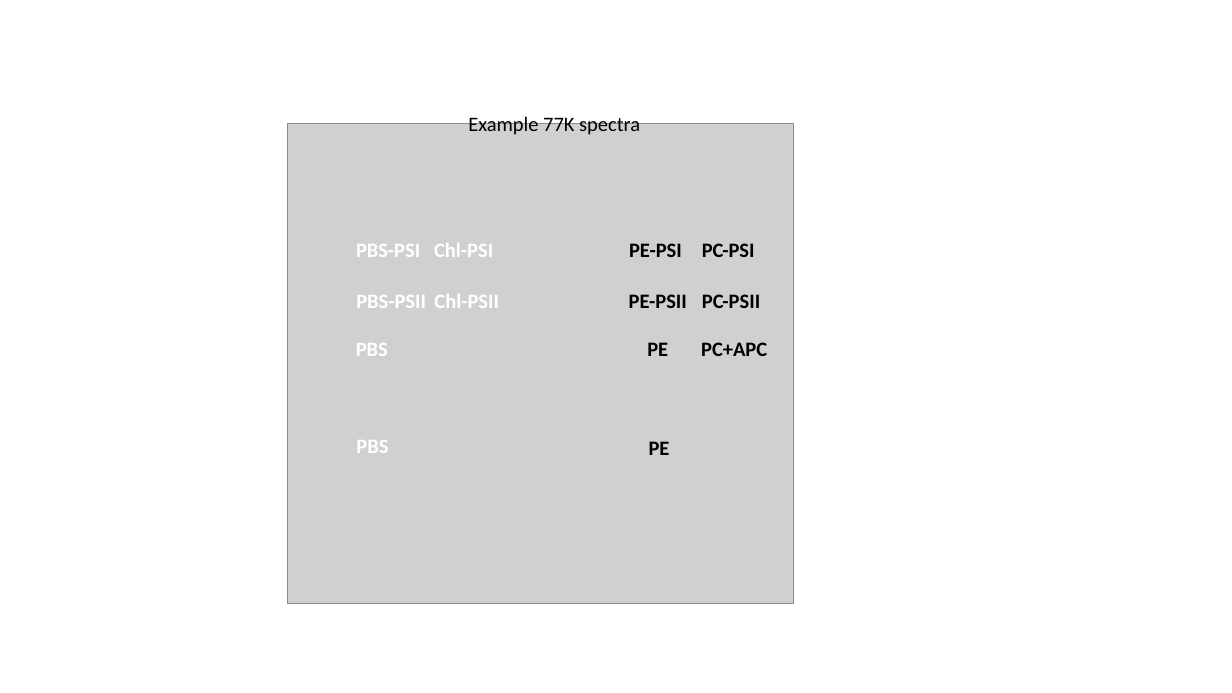
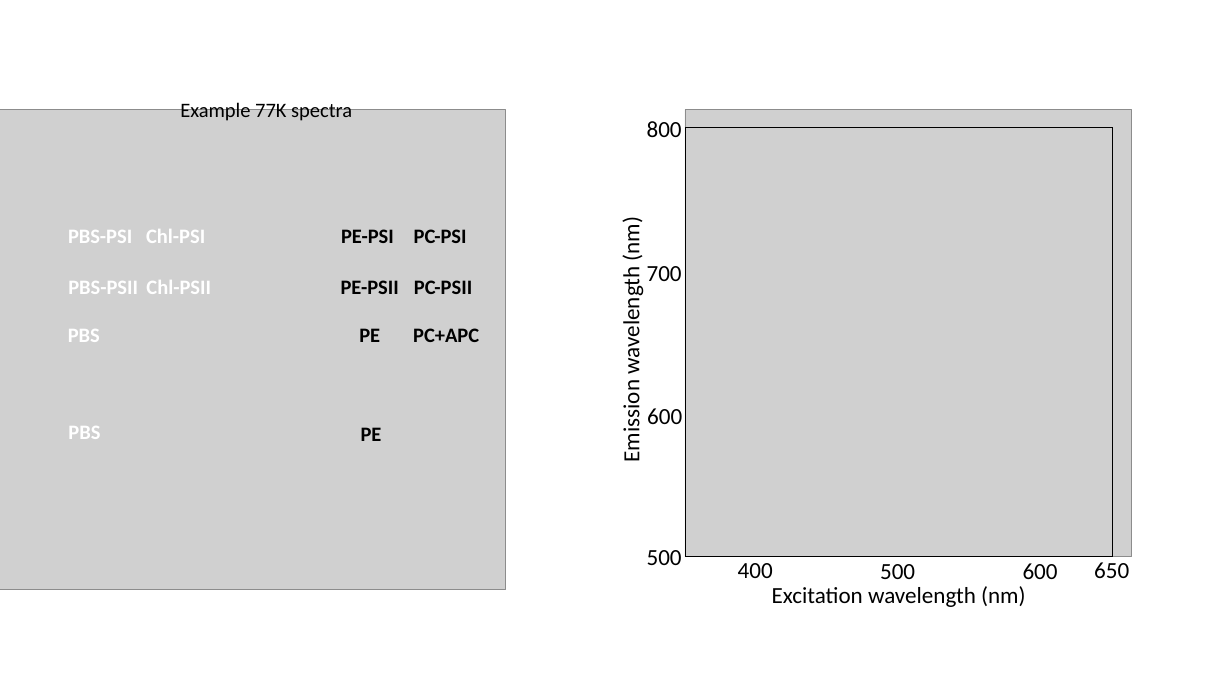
Before and after one commit to Zastupic/cyano-tools, a slide deck: slide 7 of website/static/files/images for website.pptx. Drawn at 1232x693 pixels with LibreOffice and Linux fonts; fonts in the diff are those of the drawing; grey boxes stand for pictures. Boxes give left, top, right and bottom in pixels: in the first picture for what was removed or moved away, otherwise in the second. Text is boxed around its words. In the diff, an @@ line names an element or a change of style, - is before the commit and + after.

```diff
--- a/website/static/files/images for website.pptx
+++ b/website/static/files/images for website.pptx
@@ 10 texts, 1 picture: place and size @@
-10 texts, 1 picture at box(288, 114, 794, 604)
+10 texts, 1 picture at box(0, 100, 506, 591)
@@ 4 texts: place and size @@
-4 texts at box(356, 243, 767, 453)
+4 texts at box(68, 229, 479, 439)
@@ group added at box(542, 79, 1213, 642): 10 texts, 3 rectangles, 1 picture @@
+800
+700
+600
+500
+400
+500
+600
+650
+Emission wavelength (nm)
+Excitation wavelength (nm)
```
Also in this commit, not shown: 4 other slides changed, 6 slides added, 2 slides removed, 42 other files.
